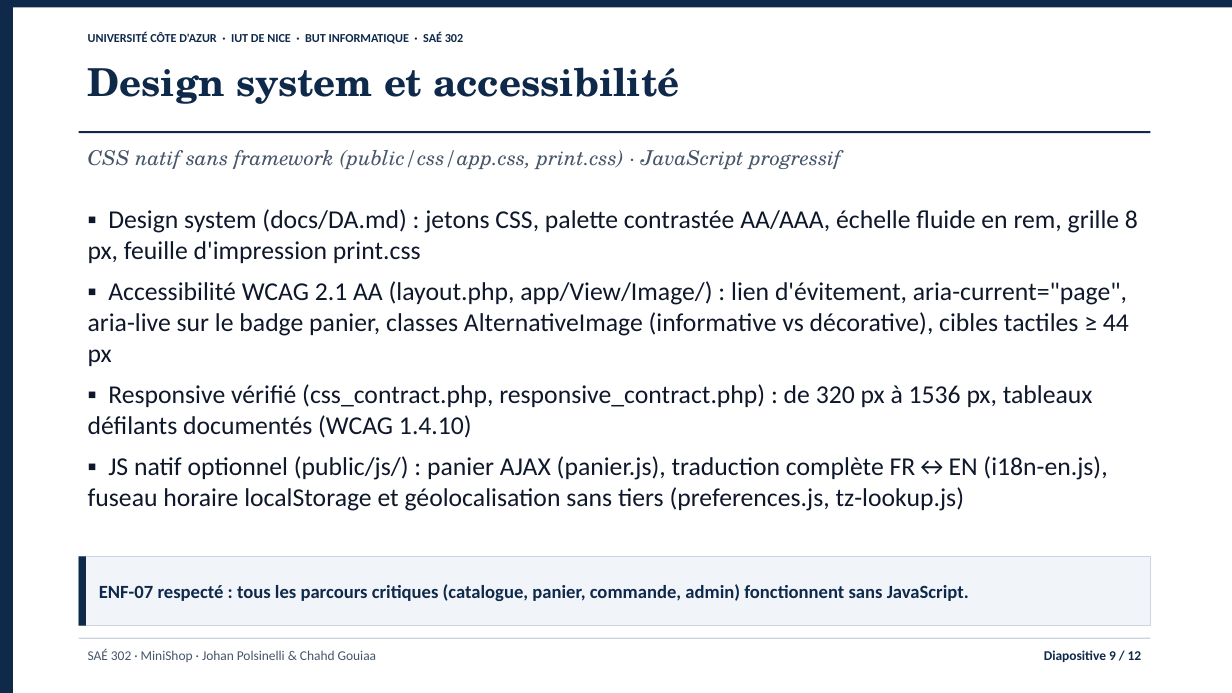
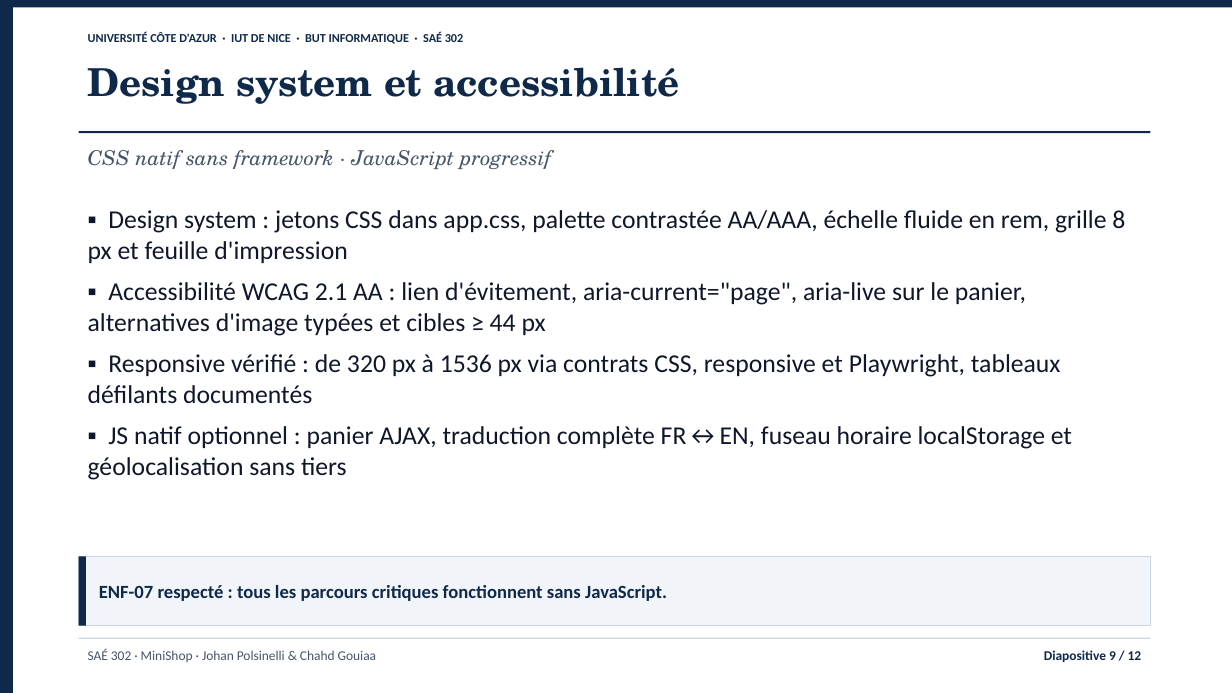
Before and after one commit to jojo8356/SAE-302, a slide deck: slide 9 of livrables/minishop-soutenance.pptx. Drawn at 1232x693 pixels with LibreOffice and Linux fonts; fonts in the diff are those of the drawing. Boxes give left, top, right and bottom in pixels: in the first picture for what was removed or moved away, otherwise in the second. Text is boxed around its words. In the diff, an @@ line names an element or a change of style, - is before the commit and + after.

Commit message:
docs: supprime les mentions entre parenthèses dans toutes les diapositives

```diff
--- a/livrables/minishop-soutenance.pptx
+++ b/livrables/minishop-soutenance.pptx
@@ text at (88, 150, 552, 169): text changed @@
-CSS natif sans framework (public/css/app.css, print.css) · JavaScript progressif
+CSS natif sans framework · JavaScript progressif
@@ text at (88, 210, 1125, 480): text changed @@
-▪ Design system (docs/DA.md) : jetons CSS, palette contrastée AA/AAA, échelle fluide en rem, grille 8 px, feuille d'impression print.css
-▪ Accessibilité WCAG 2.1 AA (layout.php, app/View/Image/) : lien d'évitement, aria-current="page", aria-live sur le badge panier, classes AlternativeImage (informative vs décorative), cibles tactiles ≥ 44 px
-▪ Responsive vérifié (css_contract.php, responsive_contract.php) : de 320 px à 1536 px, tableaux défilants documentés (WCAG 1.4.10)
-▪ JS natif optionnel (public/js/) : panier AJAX (panier.js), traduction complète FR↔EN (i18n-en.js), fuseau horaire localStorage et géolocalisation sans tiers (preferences.js, tz-lookup.js)
+▪ Design system : jetons CSS dans app.css, palette contrastée AA/AAA, échelle fluide en rem, grille 8 px et feuille d'impression
+▪ Accessibilité WCAG 2.1 AA : lien d'évitement, aria-current="page", aria-live sur le panier, alternatives d'image typées et cibles ≥ 44 px
+▪ Responsive vérifié : de 320 px à 1536 px via contrats CSS, responsive et Playwright, tableaux défilants documentés
+▪ JS natif optionnel : panier AJAX, traduction complète FR↔EN, fuseau horaire localStorage et géolocalisation sans tiers
@@ text in rectangle at (99, 585, 667, 601): text changed @@
-ENF-07 respecté : tous les parcours critiques (catalogue, panier, commande, admin) fonctionnent sans JavaScript.
+ENF-07 respecté : tous les parcours critiques fonctionnent sans JavaScript.
```
Also in this commit, not shown: 10 other slides changed, 4 other files.
